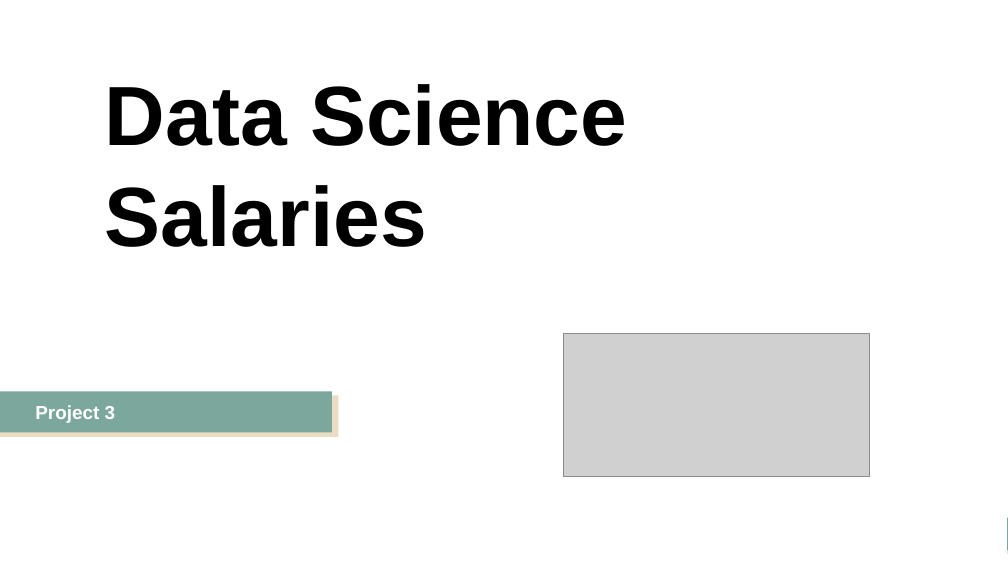
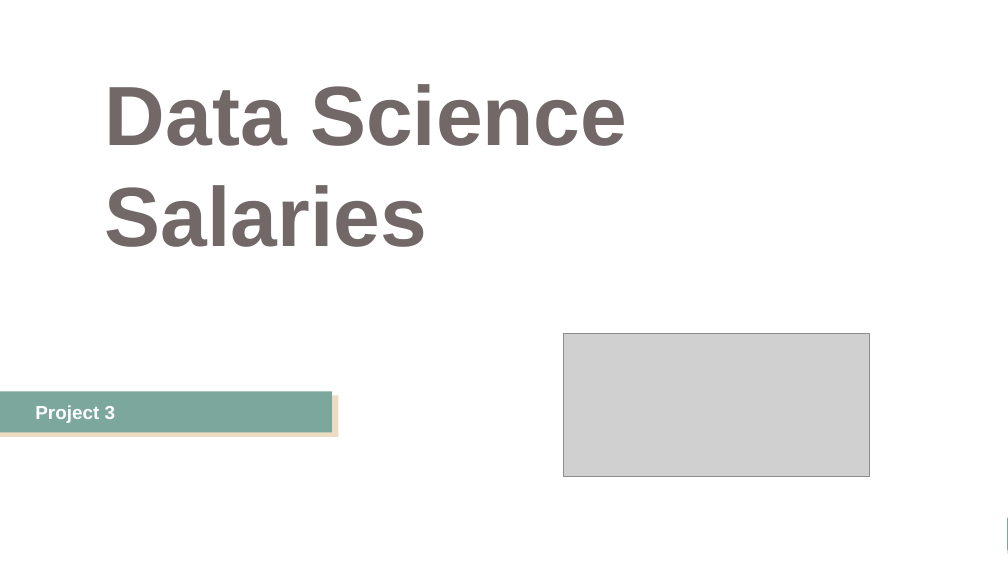
Before and after one commit to JeffPinegar/Project_3_DS_Salaries, a slide deck: slide 1 of DataScience_Salaries.pptx. Drawn at 1008x567 pixels with LibreOffice and Linux fonts; fonts in the diff are those of the drawing; grey boxes stand for pictures. Boxes give left, top, right and bottom in pixels: in the first picture for what was removed or moved away, otherwise in the second. Text is boxed around its words. In the diff, an @@ line names an element or a change of style, - is before the commit and + after.

```diff
--- a/DataScience_Salaries.pptx
+++ b/DataScience_Salaries.pptx
@@ text "Data Science Salaries" at (105, 84, 627, 247): text colour #000000 to #726868 @@
```
Also in this commit, not shown: 3 other slides changed.
